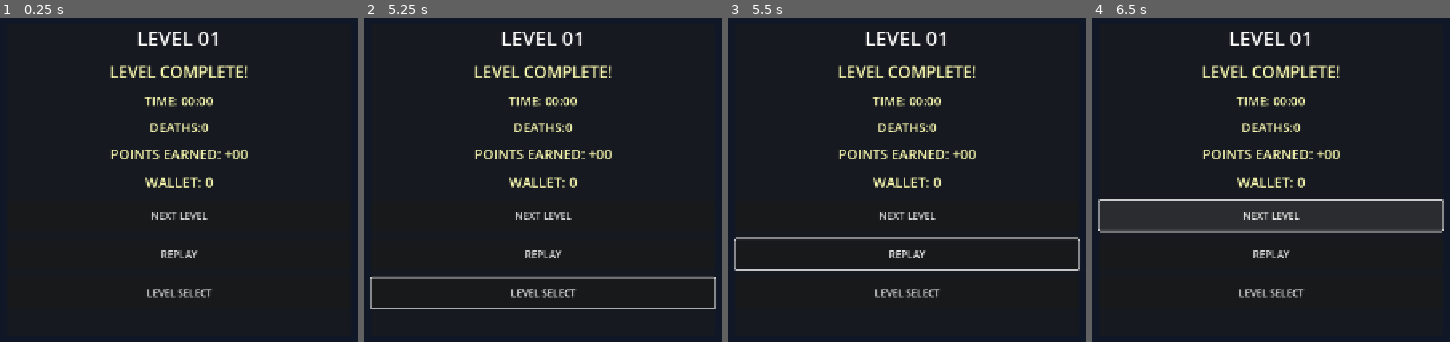
Above: before the commit, frames 1-4 (left to right).
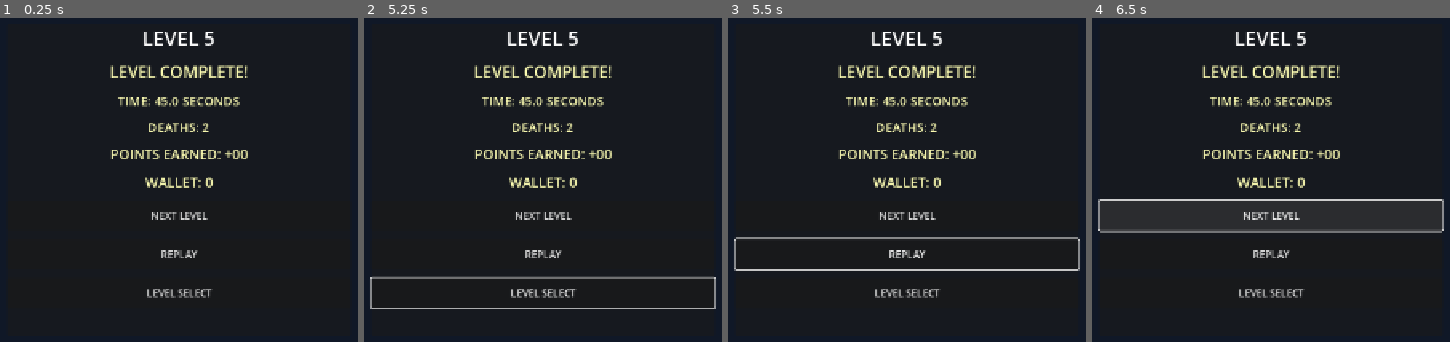
Above: after the commit, the same moments.

Repository: RaphelReji/LarpRun
Game: Godot game, scene res://Scenes/level_complete.tscn
The game is run twice, just before and just after one commit, with the same random seed, the same clock (stepped at 60 frames per second) and the same inputs. This scene is started directly instead of the project's main scene.
Inputs (mouse positions are in pixels of both pictures, inside the frame that each line leads up to):
- Up to frame 1 (0.25 s): no input
- Up to frame 2 (5.25 s): click "REPLAY" at 0.5 s; click "REPLAY" at 1.25 s; click "REPLAY" at 2 s; click "NEXT LEVEL" at 2.75 s; click "NEXT LEVEL" at 3.5 s; click "LEVEL SELECT" at 4.25 s; tap Enter at 5 s; move the mouse to (718, 157) at 5.02 s; hold Right (right) from 5.03 s (still down); tap Alt at 5.1 s; click (718, 157) at 5.17 s
- Up to frame 3 (5.5 s): keep holding Right (right); tap Up (jump) at 5.27 s
- Up to frame 4 (6.5 s): keep holding Right (right); tap Space at 5.75 s; move the mouse to (1109, 202) at 5.77 s; tap Shift at 5.85 s; tap Up (jump) at 6.02 s

The runs differ from the first frame. In frame 1, 1.7% of the frame differs, in the area x 32-68%, y 4-36%; in frame 2, 1.7%; in frame 3, 1.7%; in frame 4, 1.7%.

Commit message:
Added some variables in level complete menu.gd and debugged the saw. trap

Diff:
--- a/larp-run/Scenes/level_complete.tscn
+++ b/larp-run/Scenes/level_complete.tscn
@@ -1,4 +1,6 @@
 [gd_scene format=3 uid="uid://d1cfpkcjlq8aj"]
+
+[ext_resource type="Script" uid="uid://dw6mq2ohfmxkw" path="res://Scenes/menu/level_complete.gd" id="1_u5kwf"]
 
 [node name="LevelComplete" type="Control" unique_id=1123438966]
 layout_mode = 3
@@ -7,6 +9,7 @@
 anchor_bottom = 1.0
 grow_horizontal = 2
 grow_vertical = 2
+script = ExtResource("1_u5kwf")
 
 [node name="DarkBackground" type="ColorRect" parent="." unique_id=1560788664]
 modulate = Color(0.0627451, 0.09411765, 0.15294118, 1)
--- a/larp-run/Scenes/levels/level6.tscn
+++ b/larp-run/Scenes/levels/level6.tscn
@@ -16,7 +16,6 @@
 [ext_resource type="Script" uid="uid://eidlg1okw7lw" path="res://Scenes/game_objects/fall_area.gd" id="14_tcnqo"]
 [ext_resource type="PackedScene" uid="uid://o7m8icrhy5lq" path="res://Scenes/game_objects/spike_trap.tscn" id="15_7vv18"]
 [ext_resource type="Texture2D" uid="uid://todit6q73l88" path="res://Assets/Items/heart.png" id="16_8an2v"]
-[ext_resource type="PackedScene" uid="uid://doxvowvqqwnqo" path="res://Scenes/game_objects/saw_trap.tscn" id="16_q6nxt"]
 [ext_resource type="Script" uid="uid://bhtuvoxl2malg" path="res://Scenes/levels/pause.gd" id="17_6ddpw"]
 
 [sub_resource type="TileSetAtlasSource" id="TileSetAtlasSource_1bvp3"]
@@ -401,7 +400,7 @@
 [node name="TileMapLayer" type="TileMapLayer" parent="Scene objects" unique_id=390968168]
 texture_filter = 1
 scale = Vector2(3, 3)
-tile_map_data = PackedByteArray("AAAAAA4AAAAUAAoAAAABAA4AAAA …(5056 unchanged characters)… TAAgAAAAmAAgAAAARAAgAAAAnAAgAAAATAAgAAAA=")
+tile_map_data = PackedByteArray("AAAAAA4AAAAUAAoAAAABAA4AAAA …(5056 unchanged characters)… TAAgAAAAmAAgAAAARAAgAAAAnAAgAAAATAAgAAAAsAAUAAAARAAgAAAAtAAUAAAASAAgAAAAuAAUAAAATAAgAAAA=")
 tile_set = SubResource("TileSet_1pfk3")
 
 [node name="CharacterBody2D" parent="Scene objects" unique_id=2101380640 instance=ExtResource("10_bbmky")]
@@ -434,6 +433,9 @@
 [node name="collectable7" parent="Scene objects/Collectables group" unique_id=2041420505 instance=ExtResource("11_wbvah")]
 position = Vector2(1878.0001, 361)
 
+[node name="collectable11" parent="Scene objects/Collectables group" unique_id=1558812643 instance=ExtResource("11_wbvah")]
+position = Vector2(2183, 203)
+
 [node name="collectable8" parent="Scene objects/Collectables group" unique_id=1277366645 instance=ExtResource("11_wbvah")]
 position = Vector2(735, 398)
 
@@ -580,9 +582,6 @@
 [node name="SpikeTrap31" parent="Scene objects" unique_id=1231565878 instance=ExtResource("15_7vv18")]
 position = Vector2(2168, 653)
 scale = Vector2(2.397066, 2.397066)
-
-[node name="SawTrap" parent="Scene objects" unique_id=962631056 instance=ExtResource("16_q6nxt")]
-position = Vector2(803, 646)
 
 [node name="UI" type="CanvasLayer" parent="." unique_id=488532058]
 
--- /dev/null
+++ b/larp-run/Scenes/menu/level_complete.gd
@@ -0,0 +1,24 @@
+extends Control
+
+@onready var level_title: Label = $CenterContainer/CompletionPanel/Content/LevelTitle
+@onready var complete_title: Label = $CenterContainer/CompletionPanel/Content/CompleteTitle
+@onready var time_label: Label = $CenterContainer/CompletionPanel/Content/TimeLabel
+@onready var deaths_label: Label = $CenterContainer/CompletionPanel/Content/DeathsLabel
+@onready var points_earned_label: Label = $CenterContainer/CompletionPanel/Content/PointsEarnedLabel
+@onready var wallet_label: Label = $CenterContainer/CompletionPanel/Content/WalletLabel
+
+var current_level = 5
+var completion_time = 45.0
+var deaths = 2
+
+
+# Called when the node enters the scene tree for the first time.
+func _ready() -> void:
+	level_title.text = "LEVEL " + str(current_level)
+	time_label.text = "TIME: " + str(completion_time) + " SECONDS"
+	deaths_label.text = "DEATHS: " + str(deaths)
+
+
+# Called every frame. 'delta' is the elapsed time since the previous frame.
+func _process(delta: float) -> void:
+	pass
Not shown, added: larp-run/Scenes/menu/level_complete.gd.uid
